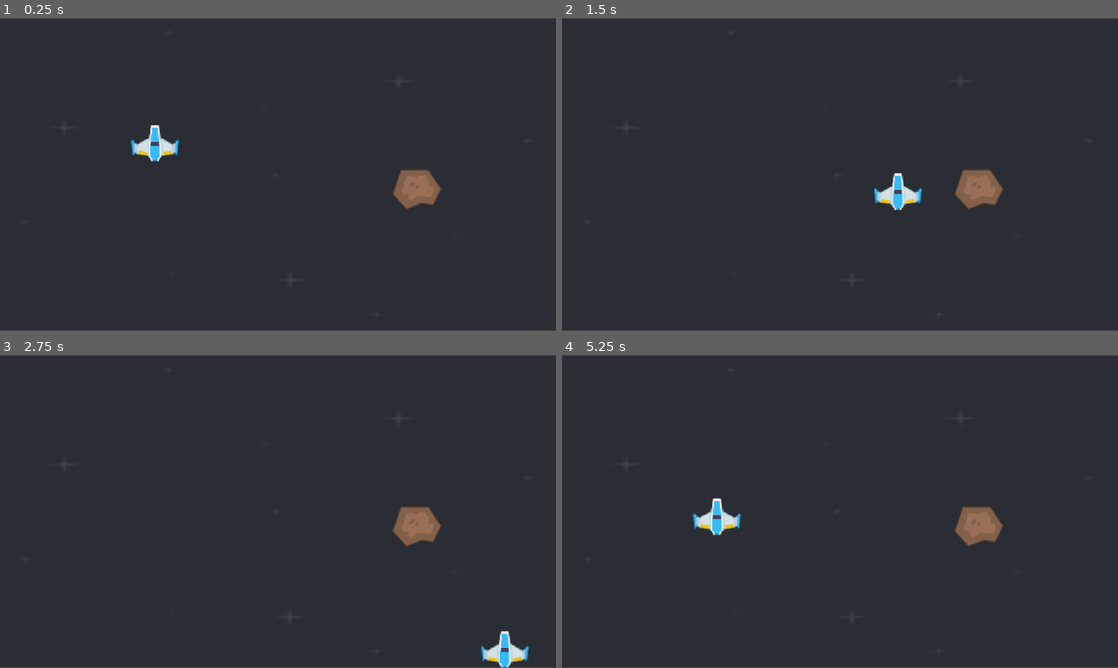
Above: before the commit, frames 1-4 (two rows, left to right).
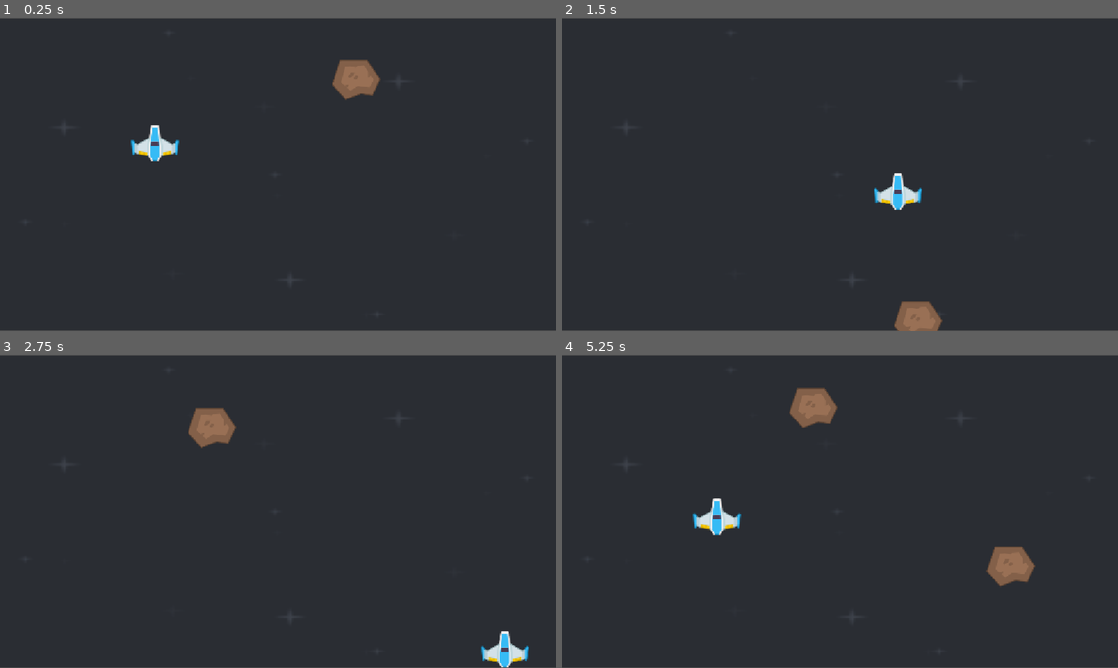
Above: after the commit, the same moments.

Repository: MantasEdine/GODOT_TEST
Game: Godot game, scene res://scenes/level.tscn
The game is run twice, just before and just after one commit, with the same random seed, the same clock (stepped at 60 frames per second) and the same inputs.
Inputs:
- Up to frame 1 (0.25 s): no input
- Up to frame 2 (1.5 s): hold Right (move_right) 0.53-1.28 s; hold Down (move_down) from 1.28 s (still down)
- Up to frame 3 (2.75 s): release Down (move_down) at 2.03 s; hold Right (move_right) from 2.03 s (still down)
- Up to frame 4 (5.25 s): release Right (move_right) at 2.78 s; hold Up (move_up) 2.78-3.53 s; hold Left (move_left) 3.53-5.03 s; hold Down (move_down) from 5.03 s (still down)

The runs differ from the first frame. In frame 1, 1.6% of the frame differs, in the area x 59-80%, y 13-62%; in frame 2, 1.5%; in frame 3, 1.6%; in frame 4, 2.5%, in the area x 40-86%, y 10-74%.

Commit message:
adding randomness to meteor

Diff:
--- a/scenes/level.gd
+++ b/scenes/level.gd
@@ -1,7 +1,6 @@
 extends Node2D
 
-
-
-
-func _on_timer_timeout() -> void:
-	print("meteor")
+var meteor_scene : PackedScene = load('res://scenes/meteor.tscn')
+func _on_meteor_timer_timeout() -> void:
+	var meteor = meteor_scene.instantiate()
+	$Meteors.add_child(meteor)
--- a/scenes/level.tscn
+++ b/scenes/level.tscn
@@ -52,7 +52,9 @@
 position = Vector2(-563, 6)
 shape = SubResource("RectangleShape2D_dowtx")
 
-[node name="Timer" type="Timer" parent="." unique_id=1861436633]
+[node name="MeteorTimer" type="Timer" parent="." unique_id=1861436633]
 autostart = true
 
-[connection signal="timeout" from="Timer" to="." method="_on_timer_timeout"]
+[node name="Meteors" type="Node2D" parent="." unique_id=527712227]
+
+[connection signal="timeout" from="MeteorTimer" to="." method="_on_meteor_timer_timeout"]
--- /dev/null
+++ b/scenes/meteor.gd
@@ -0,0 +1,17 @@
+extends Area2D
+
+
+func _ready() -> void:
+	var rng := RandomNumberGenerator.new()
+
+	var width = get_viewport().get_visible_rect().size[0]
+	var random_x = rng.randi_range(0,width)
+	var random_y = rng.randi_range(-400,-50)
+	position = Vector2(random_x,random_y)
+
+func _process(delta):
+	position += Vector2(0,1.0) * 400 * delta
+
+
+func _on_body_entered(body: Node2D) -> void:
+	print('body Entered') # Replace with function body.
--- a/scenes/meteor.tscn
+++ b/scenes/meteor.tscn
@@ -1,6 +1,6 @@
 [gd_scene format=3 uid="uid://bf7ls1qb86aqn"]
 
-[ext_resource type="Script" uid="uid://bhnymlgt28rwr" path="res://scenes/sc.gd" id="1_pxso2"]
+[ext_resource type="Script" uid="uid://bhnymlgt28rwr" path="res://scenes/meteor.gd" id="1_pxso2"]
 [ext_resource type="Texture2D" uid="uid://f2r5sr2w78w" path="res://PNG/Meteors/meteorBrown_big1.png" id="2_83eji"]
 
 [sub_resource type="CircleShape2D" id="CircleShape2D_dowtx"]
--- a/scenes/sc.gd
+++ /dev/null
@@ -1,5 +0,0 @@
-extends Area2D
-
-
-func _on_body_entered(body: Node2D) -> void:
-	print('body Entered') # Replace with function body.
Renamed: scenes/sc.gd.uid -> scenes/meteor.gd.uid
